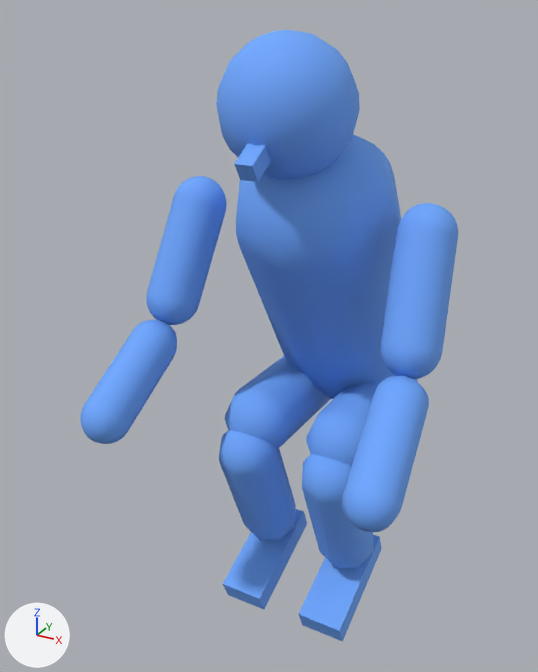
The glTF model myopic-studio/public/assets/poses/crouching.glb: old version first, new version second.
One viewpoint serves both versions: a 50 mm camera at (0.548, -1.433, 1.252) aimed at (-0.074, -0.301, 0.686). Arrows for +X, +Y and +Z are at lower left; the lights stay in place. The first picture is the older version. Where no turn or scale is listed for an object, it has been applied to the vertices.
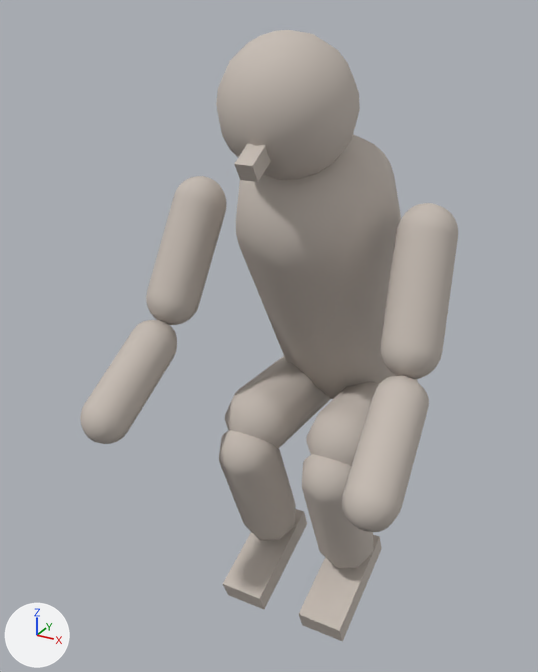
What differs and where, as boxes [x1, y1, x2, y2] in the pictures (538 x 672 px):
'Mesh_0', recoloured (blue to light grey)
    both: [236, 134, 401, 399]
'Mesh_1', recoloured (blue to light grey)
    both: [216, 30, 360, 180]
'Mesh_5', recoloured (blue to light grey)
    both: [380, 203, 458, 379]
'Mesh_6', recoloured (blue to light grey)
    both: [342, 375, 429, 532]
'Mesh_3', recoloured (blue to light grey)
    both: [146, 176, 226, 325]
'Mesh_4', recoloured (blue to light grey)
    both: [80, 320, 177, 444]
'Mesh_8', recoloured (blue to light grey)
    both: [219, 430, 296, 540]
'Mesh_7', recoloured (blue to light grey)
    both: [225, 356, 331, 449]
'Mesh_11', recoloured (blue to light grey)
    both: [302, 454, 373, 568]
'Mesh_12', recoloured (blue to light grey)
    both: [299, 535, 382, 642]
'Mesh_9', recoloured (blue to light grey)
    both: [223, 509, 307, 609]
'Mesh_10', recoloured (blue to light grey)
    both: [306, 379, 418, 466]
'Mesh_2', recoloured (blue to light grey)
    both: [234, 144, 271, 182]

The change, as a list of edits to the scene's bpy script:
```text
Change mat_material_0:
    mat_material_0.base_color: (0.156, 0.392, 1.0) -> (0.565, 0.503, 0.451)  # blue #6ea8ff -> light grey #c6bcb3
```
